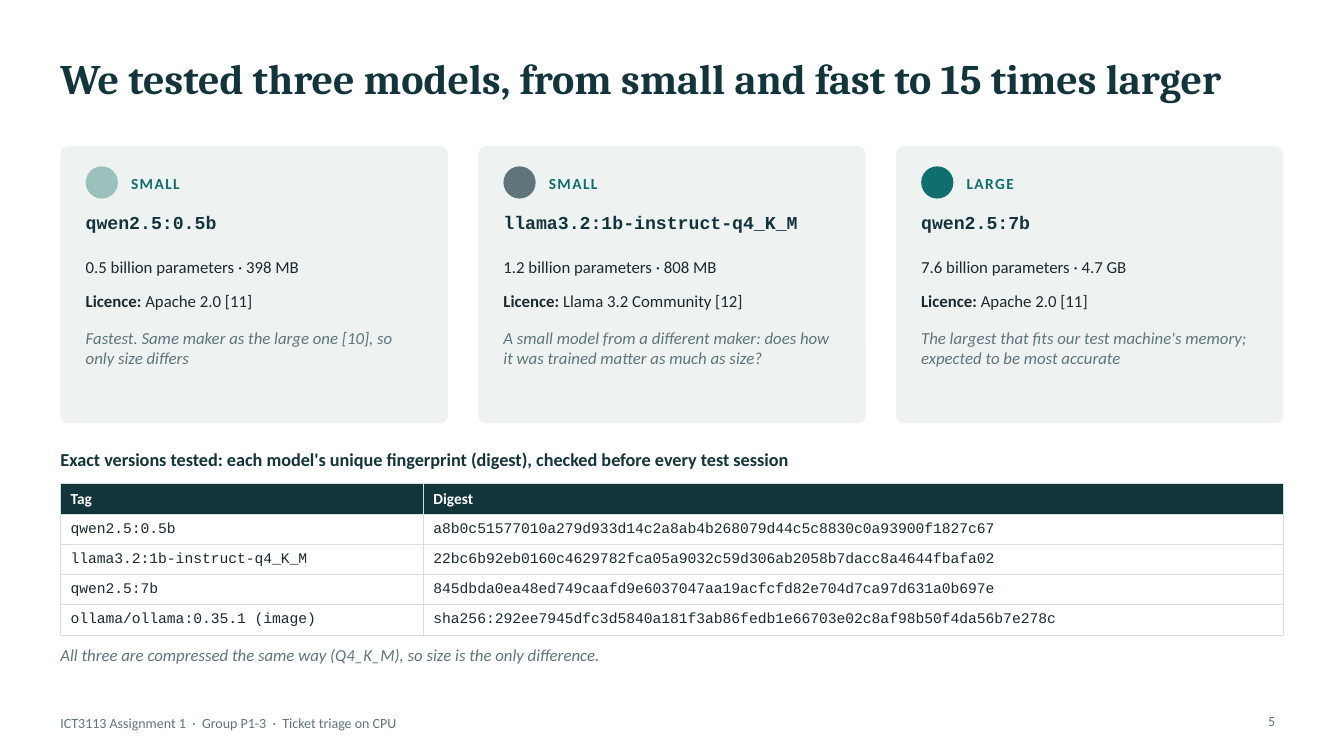
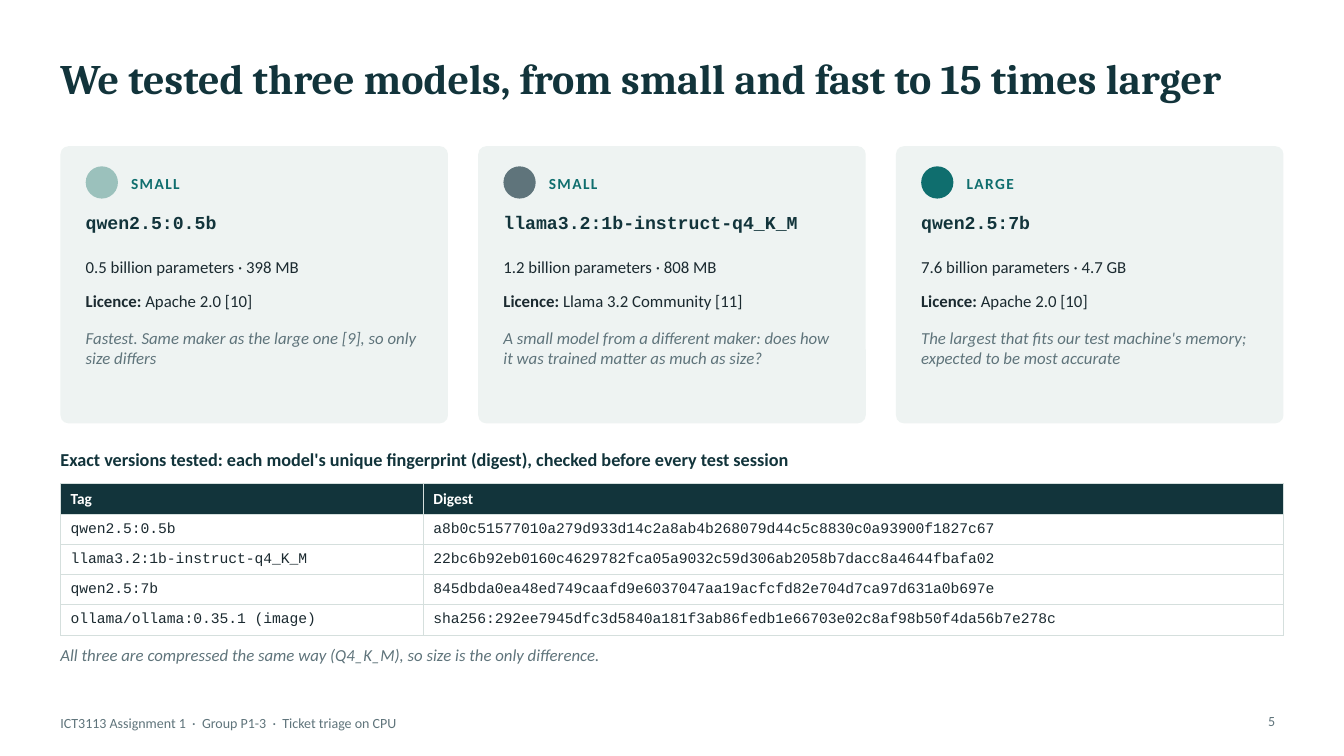
Before and after one commit to asdafsafas/ICT3113_A1_P1-3, a slide deck: slide 5 of slides/Group03.pptx. Drawn at 1344x756 pixels with LibreOffice and Linux fonts; fonts in the diff are those of the drawing. Boxes give left, top, right and bottom in pixels: in the first picture for what was removed or moved away, otherwise in the second. Text is boxed around its words. In the diff, an @@ line names an element or a change of style, - is before the commit and + after.

```diff
--- a/slides/Group03.pptx
+++ b/slides/Group03.pptx
@@ text at bbox=[86, 295, 252, 310]: text changed @@
-Licence: Apache 2.0 [11]
+Licence: Apache 2.0 [10]
@@ text at bbox=[503, 295, 742, 310]: text changed @@
-Licence: Llama 3.2 Community [12]
+Licence: Llama 3.2 Community [11]
@@ text at bbox=[921, 295, 1087, 310]: text changed @@
-Licence: Apache 2.0 [11]
+Licence: Apache 2.0 [10]
@@ text at bbox=[86, 332, 417, 364]: text changed @@
-Fastest. Same maker as the large one [10], so only size differs
+Fastest. Same maker as the large one [9], so only size differs
```
Also in this commit, not shown: 4 other slides changed, 1 other file.
